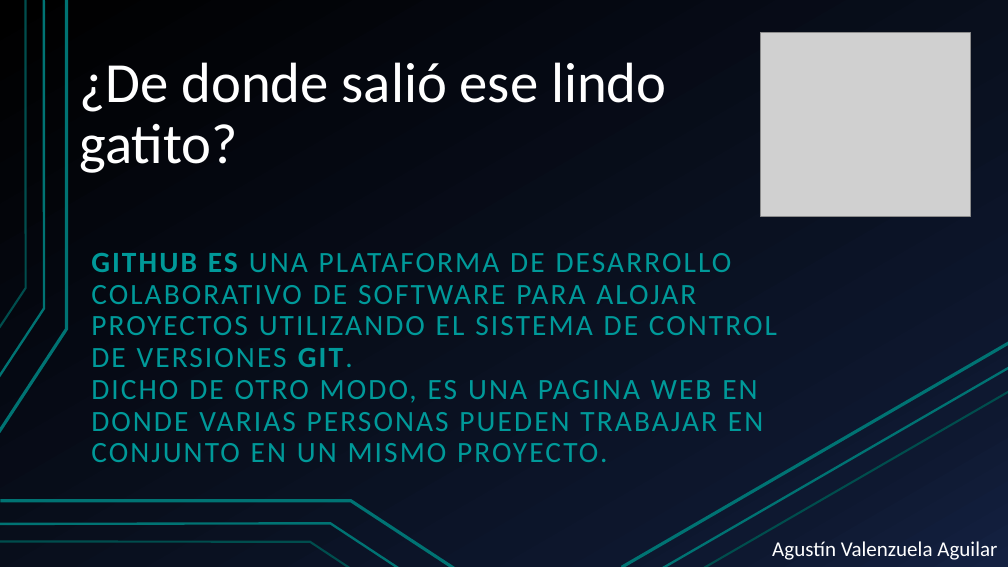
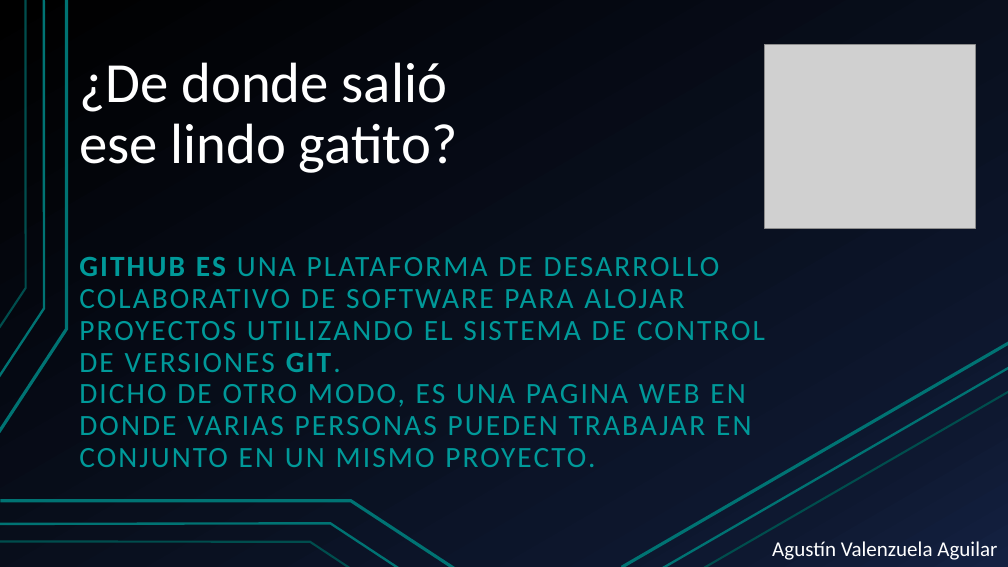
Before and after one commit to AgustinVal/Gente-bonita-de-Informatica-uwu, a slide deck: slide 1 of Pseudo-Clase GitHub.pptx. Drawn at 1008x567 pixels with LibreOffice and Linux fonts; fonts in the diff are those of the drawing; grey boxes stand for pictures. Boxes give left, top, right and bottom in pixels: in the first picture for what was removed or moved away, otherwise in the second. Text is boxed around its words. In the diff, an @@ line names an element or a change of style, - is before the commit and + after.

```diff
--- a/Pseudo-Clase GitHub.pptx
+++ b/Pseudo-Clase GitHub.pptx
@@ title "¿De donde salió ese lindo ..." rewrapped from [79, 62, 666, 173] to [79, 62, 457, 173] @@
@@ picture: place and size @@
-picture at [760, 33, 970, 216]
+picture at [765, 45, 975, 228]
@@ subtitle "GITHUB ES UNA PLATAFORMA DE ...": place and size @@
-subtitle "GITHUB ES UNA PLATAFORMA DE ..." at [91, 253, 777, 462]
+subtitle "GITHUB ES UNA PLATAFORMA DE ..." at [79, 257, 765, 467]
```
Also in this commit, not shown: 12 other slides changed, 1 slide added, 1 slide removed.
